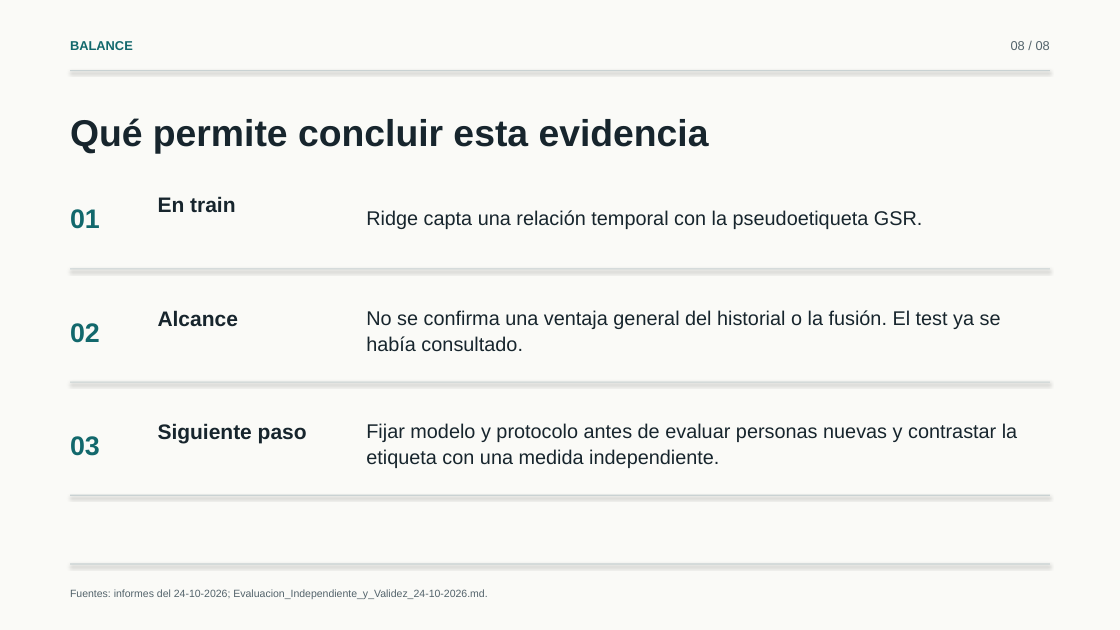
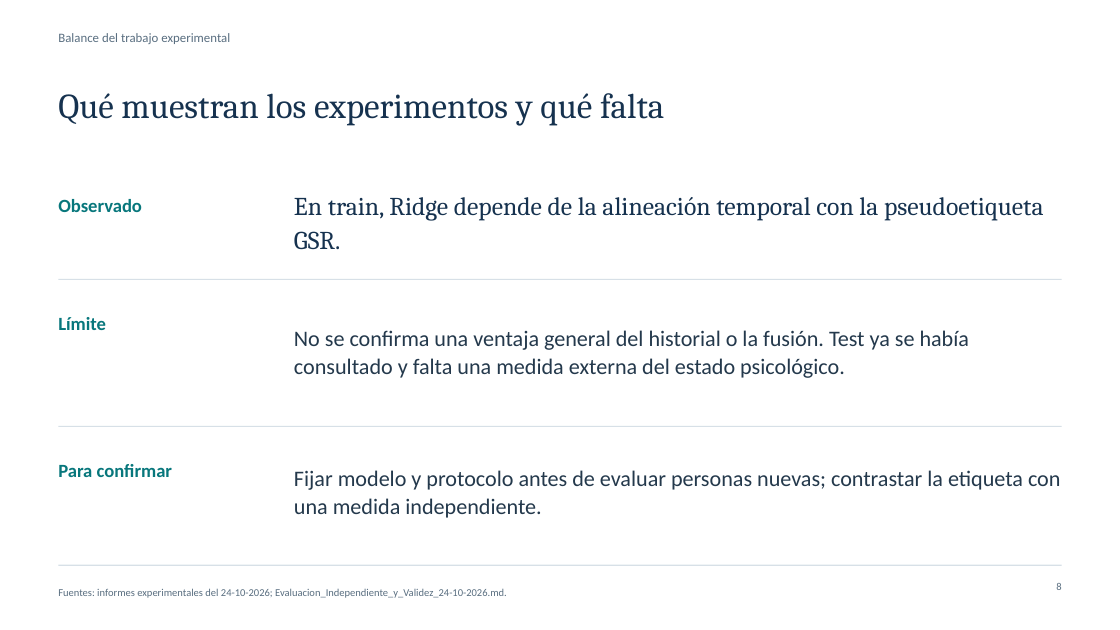
Before and after one commit to marioromero00/Tesis_MDS, a slide deck: slide 8 of presentaciones/Avances-Experimentales-Simplificados-24-10-2026.pptx. Drawn at 1120x630 pixels with LibreOffice and Linux fonts; fonts in the diff are those of the drawing. Boxes give left, top, right and bottom in pixels: in the first picture for what was removed or moved away, otherwise in the second. Text is boxed around its words. In the diff, an @@ line names an element or a change of style, - is before the commit and + after.

```diff
--- a/presentaciones/Avances-Experimentales-Simplificados-24-10-2026.pptx
+++ b/presentaciones/Avances-Experimentales-Simplificados-24-10-2026.pptx
@@ background #FAFAF7 to #FFFFFF @@
@@ text at box(58, 33, 230, 44): text changed; font Arial to Calibri; text colour #12686C to #596E80; bold off @@
-BALANCE
+Balance del trabajo experimental
@@ text removed at box(1011, 41, 1050, 50) @@
-08 / 08
@@ text added at box(58, 93, 664, 126), 30 pt, text #16324F @@
+Qué muestran los experimentos y qué falta
@@ text removed at box(70, 118, 709, 153) @@
-Qué permite concluir esta evidencia
@@ text added at box(58, 199, 142, 212), 16 pt, text #08777C, bold @@
+Observado
@@ text removed at box(70, 209, 100, 229) @@
-01
@@ text removed at box(158, 196, 235, 212) @@
-En train
@@ text at box(294, 197, 1044, 249): text changed; size 17 to 22 pt; font Arial to Cambria; text colour #17252D to #16324F @@
-Ridge capta una relación temporal con la pseudoetiqueta GSR.
+En train, Ridge depende de la alineación temporal con la pseudoetiqueta GSR.
@@ rectangle: place and size @@
-rectangle at box(70, 268, 1050, 269)
+rectangle at box(58, 279, 1061, 280)
@@ text added at box(58, 317, 106, 330), 16 pt, text #08777C, bold @@
+Límite
@@ text removed at box(70, 323, 100, 343) @@
-02
@@ text removed at box(158, 310, 238, 327) @@
-Alcance
@@ text at box(294, 330, 969, 378): text changed; size 17 to 19 pt; font Arial to Calibri; text colour #17252D to #24394C @@
-No se confirma una ventaja general del historial o la fusión. El test ya se había consultado.
+No se confirma una ventaja general del historial o la fusión. Test ya se había consultado y falta una medida externa del estado psicológico.
@@ fill #C9D2D3 to #D7E0E7; shadow off in 3 elements at box(58, 565, 1061, 565), box(58, 279, 1061, 280), box(58, 426, 1061, 427) @@
@@ rectangle: place and size @@
-rectangle at box(70, 381, 1050, 382)
+rectangle at box(58, 426, 1061, 427)
@@ text removed at box(70, 436, 100, 456) @@
-03
@@ text removed at box(158, 423, 307, 443) @@
-Siguiente paso
@@ text added at box(58, 464, 172, 477), 16 pt, text #08777C, bold @@
+Para confirmar
@@ text at box(294, 470, 1060, 518): text changed; size 17 to 19 pt; font Arial to Calibri; text colour #17252D to #24394C @@
-Fijar modelo y protocolo antes de evaluar personas nuevas y contrastar la etiqueta con una medida independiente.
+Fijar modelo y protocolo antes de evaluar personas nuevas; contrastar la etiqueta con una medida independiente.
@@ rectangle removed at box(70, 495, 1050, 496) @@
@@ rectangle: place and size @@
-rectangle at box(70, 70, 1050, 71)
+rectangle at box(58, 565, 1061, 565)
@@ rectangle removed at box(70, 564, 1050, 565) @@
@@ text at box(58, 588, 507, 598): text changed; font Arial to Calibri; text colour #53636B to #596E80 @@
-Fuentes: informes del 24-10-2026; Evaluacion_Independiente_y_Validez_24-10-2026.md.
+Fuentes: informes experimentales del 24-10-2026; Evaluacion_Independiente_y_Validez_24-10-2026.md.
@@ text added at box(1056, 583, 1061, 590), 9 pt, text #596E80 @@
+8
```
Also in this commit, not shown: 3 other slides changed, 4 slides added, 4 slides removed, 12 other files.
